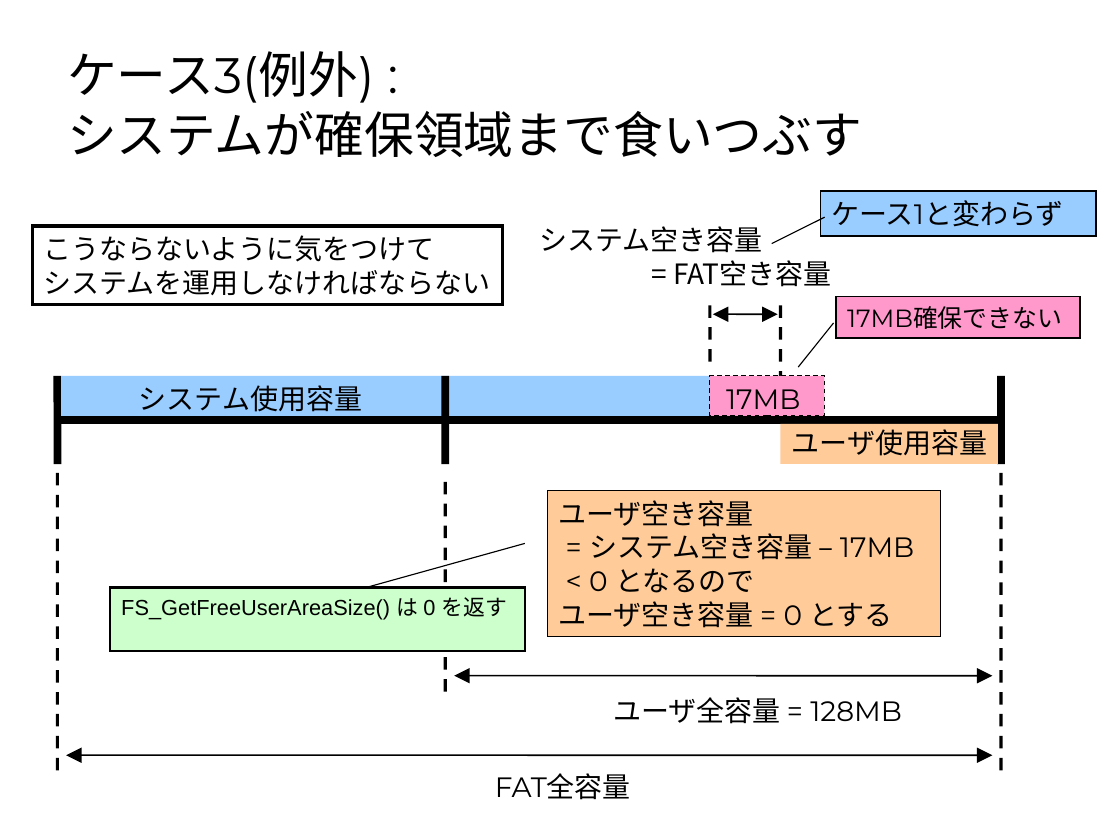
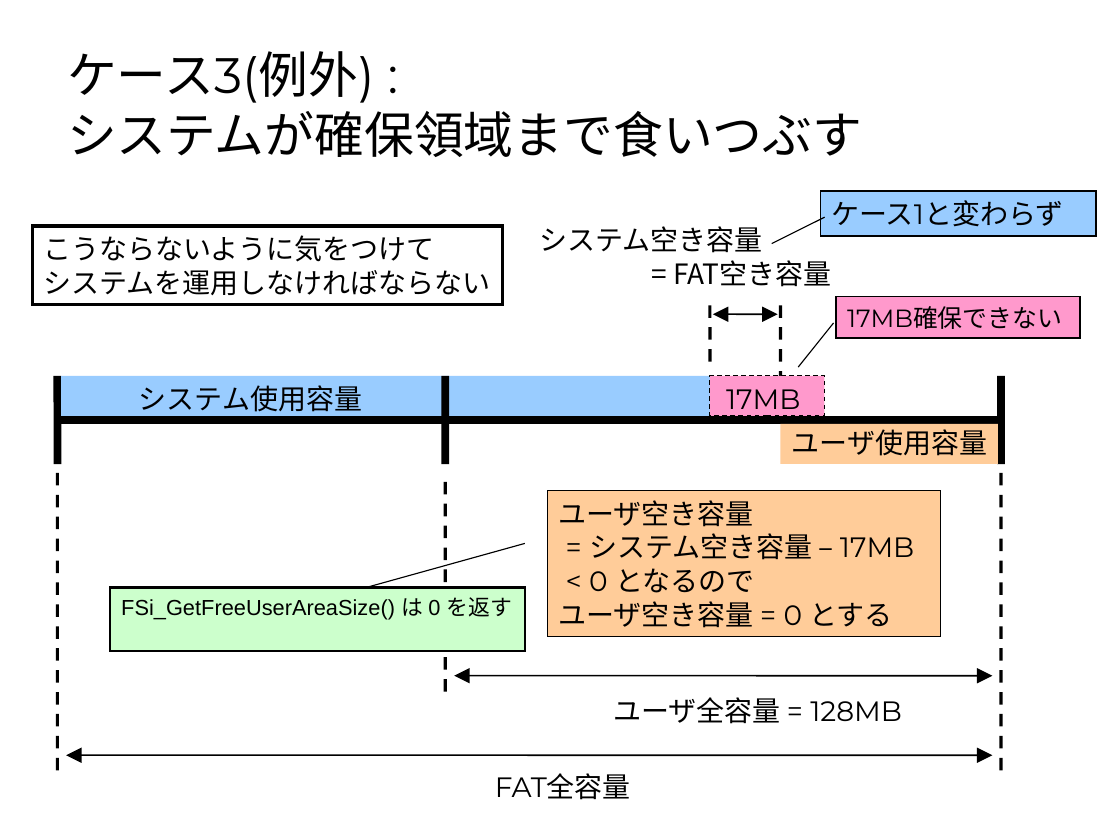
Before and after one commit to rvtr/TwlIPL, a slide deck: slide 3 of docs/NANDシステム領域とユーザ領域の計算方法.ppt. Drawn at 1120x840 pixels with LibreOffice and Linux fonts; fonts in the diff are those of the drawing. Boxes give left, top, right and bottom in pixels: in the first picture for what was removed or moved away, otherwise in the second. Text is boxed around its words. In the diff, an @@ line names an element or a change of style, - is before the commit and + after.

```diff
--- a/docs/NANDシステム領域とユーザ領域の計算方法.ppt
+++ b/docs/NANDシステム領域とユーザ領域の計算方法.ppt
@@ text in rectangle at [121, 597, 512, 619]: text changed @@
-FS_GetFreeUserAreaSize() は 0 を返す
+FSi_GetFreeUserAreaSize() は 0 を返す
```
Also in this commit, not shown: 2 other slides changed.
